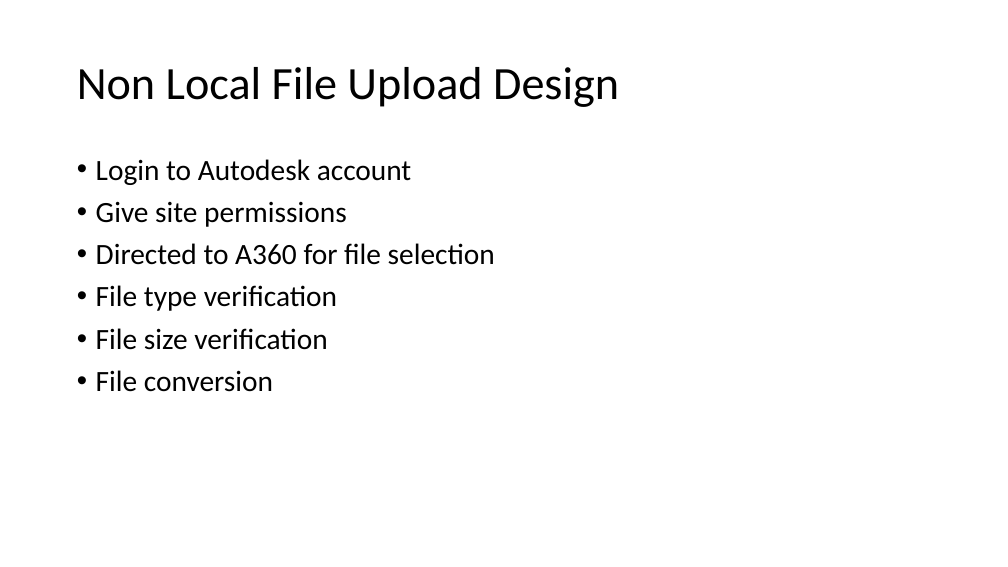
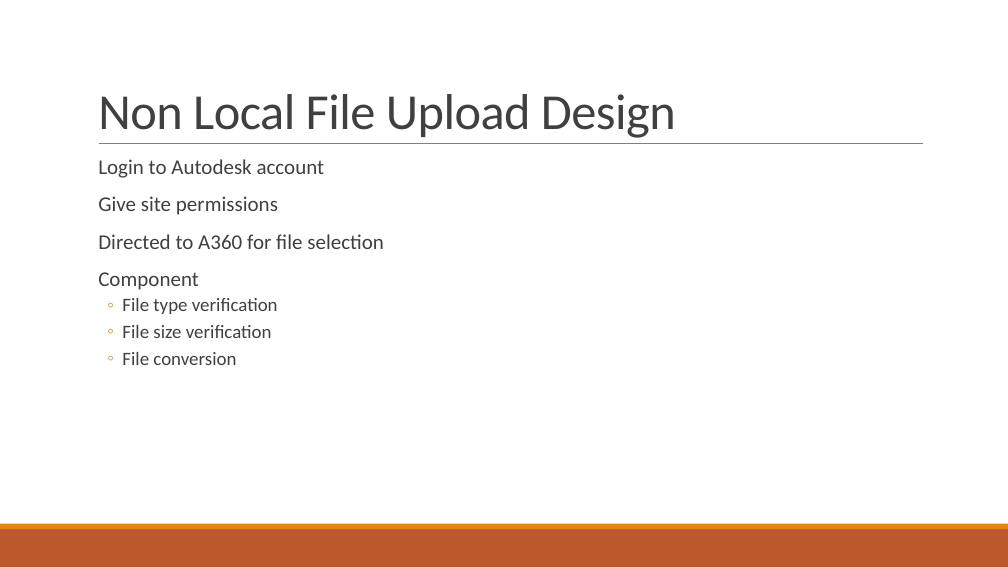
Before and after one commit to gonsalvg/Capstone-Forge-App, a slide deck: slide 21 of Progress Report/Progress report.pptx (slide 22 before the commit). Drawn at 1008x567 pixels with LibreOffice and Linux fonts; fonts in the diff are those of the drawing. Boxes give left, top, right and bottom in pixels: in the first picture for what was removed or moved away, otherwise in the second. Text is boxed around its words. In the diff, an @@ line names an element or a change of style, - is before the commit and + after.

```diff
--- a/Progress Report/Progress report.pptx
+++ b/Progress Report/Progress report.pptx
@@ title "Non Local File Upload Design": place and size @@
-title "Non Local File Upload Design" at [77,67,619,107]
+title "Non Local File Upload Design" at [98,94,676,138]
@@ title "Non Local File Upload Design" at [98,94,676,138]: size 44 to 48 pt, text colour #000000 to #404040, letter spacing 0 to -0.5 pt; line spacing 0.9 to 0.85; vertical alignment middle to bottom @@
@@ line added from (99, 144) to (923, 144), #808080 0.5 pt @@
@@ text at [98,159,384,365]: size 28 to 20 pt in "Login to Autodesk account", "Give site permissions", "Directed to A360 for file selection"; text colour #000000 to #404040; size 28 to 18 pt in "File type verification", "File size verification", "File conversion"; bullet • to  ; more space between paragraphs; bullet • to ◦; list level 1 to 2 in "File type verification"; list level 1 to 2 in "File size verification"; list level 1 to 2 in "File conversion" @@
@@ text at [98,272,199,290]: paragraph added @@
+  Component
@@ rectangle added at [0,529,1008,567], fill #BD582C @@
@@ rectangle added at [0,524,1008,529], fill #E48312 @@
```
Also in this commit, not shown: 32 other slides changed, 2 slides added, 1 slide removed.
